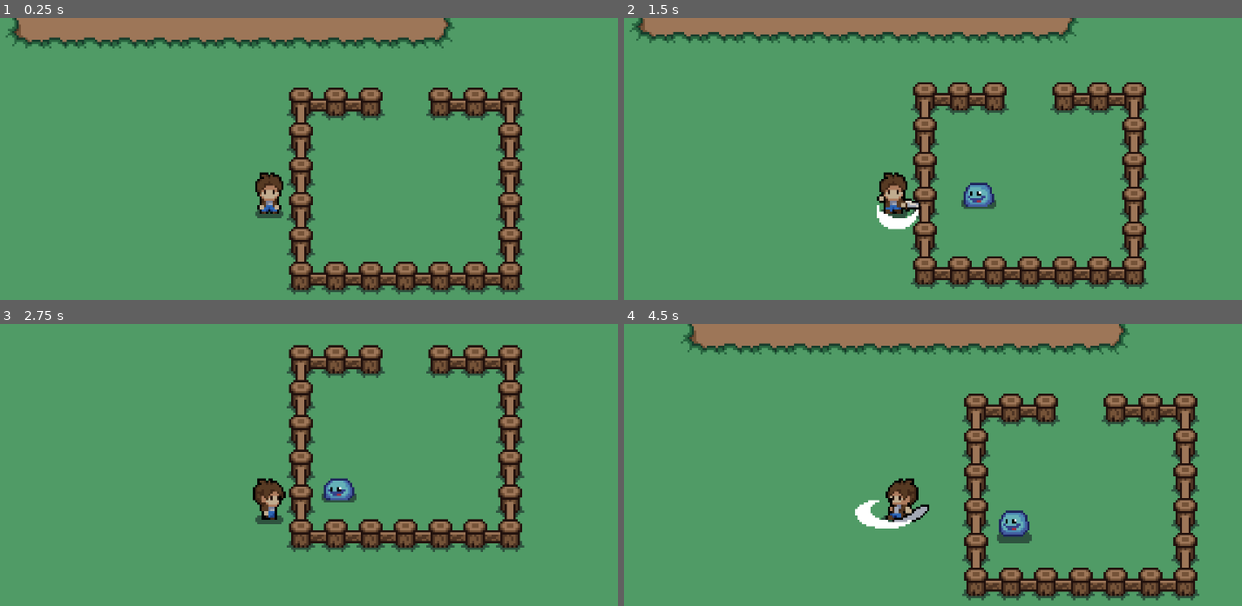
Above: before the commit, frames 1-4 (two rows, left to right).
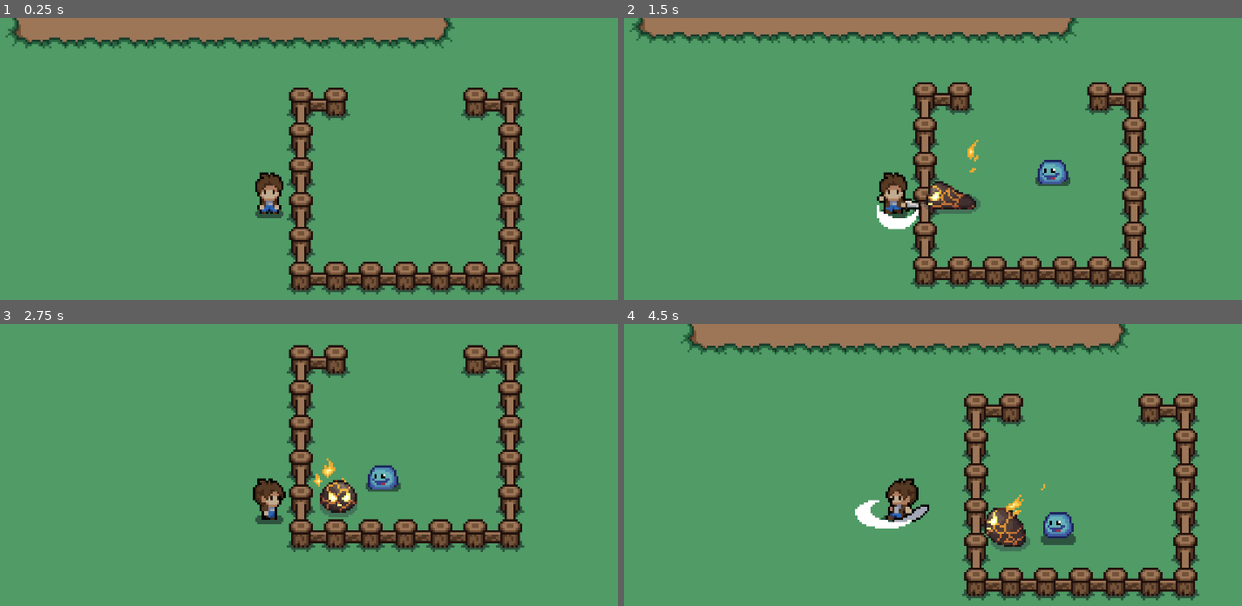
Above: after the commit, the same moments.

Repository: DanielBenderSantos/TheLostDungeons
Game: Godot game, scene res://levels/scenes/levelBender.tscn
Same seed, same stepped clock (60 frames per second), same inputs: the game is played once before the commit and once after it. This scene is started directly instead of the project's main scene.
Inputs (mouse positions are in pixels of both pictures, inside the frame that each line leads up to):
- Up to frame 1 (0.25 s): no input
- Up to frame 2 (1.5 s): move the mouse to (1044, 192) at 0.52 s; hold D (move_right) 0.53-1.28 s; click (1044, 192) at 0.6 s; move the mouse to (753, 232) at 1.27 s; hold S (move_down) from 1.28 s (still down); click (753, 232) at 1.35 s
- Up to frame 3 (2.75 s): move the mouse to (339, 433) at 2.02 s; release S (move_down) at 2.03 s; hold D (move_right) from 2.03 s (still down); click (339, 433) at 2.1 s
- Up to frame 4 (4.5 s): move the mouse to (858, 597) at 2.77 s; release D (move_right) at 2.78 s; hold W (move_up) 2.78-3.53 s; click (858, 597) at 2.85 s; move the mouse to (1099, 577) at 3.52 s; hold A (move_left) from 3.53 s (still down); click (1099, 577) at 3.6 s; move the mouse to (685, 462) at 4.27 s; click (685, 462) at 4.35 s

The runs differ from the first frame. In frame 1, 1.0% of the frame differs, in the area x 52-76%, y 24-37%; in frame 2, 2.5%; in frame 3, 2.3%; in frame 4, 2.6%, in the area x 58-84%, y 24-81%.

Commit message:
ajuste script slime

Diff:
--- a/character/scenes/slimeDeFogo.tscn
+++ b/character/scenes/slimeDeFogo.tscn
@@ -1,6 +1,6 @@
 [gd_scene load_steps=10 format=3 uid="uid://j54r0o6xxebu"]
 
-[ext_resource type="Script" uid="uid://bxnmc0pa3ydgq" path="res://character/scripts/slime_de_fogo.gd" id="1_m2v2v"]
+[ext_resource type="Script" uid="uid://cnyqvewq3mt1a" path="res://character/scripts/slime.gd" id="1_m2v2v"]
 [ext_resource type="Texture2D" uid="uid://smr1fg00cong" path="res://character/assets/SlimeDeFogo.png" id="2_rbgpr"]
 
 [sub_resource type="Animation" id="Animation_dw76a"]
@@ -79,10 +79,8 @@
 
 [sub_resource type="CircleShape2D" id="CircleShape2D_m2v2v"]
 
-[node name="Slime" type="CharacterBody2D" node_paths=PackedStringArray("_texture", "_animation") groups=["enemy"]]
+[node name="Slime" type="CharacterBody2D" groups=["enemy"]]
 script = ExtResource("1_m2v2v")
-_texture = NodePath("Texture")
-_animation = NodePath("Animation")
 metadata/_custom_type_script = "uid://cnyqvewq3mt1a"
 
 [node name="Texture" type="Sprite2D" parent="."]
@@ -104,6 +102,7 @@
 scale = Vector2(13.192, 13.192)
 shape = SubResource("CircleShape2D_m2v2v")
 
+[connection signal="slime_died" from="." to="." method="_on_slime_died"]
 [connection signal="animation_finished" from="Animation" to="." method="_on_animation_finished"]
 [connection signal="body_entered" from="DetectionArea" to="." method="_on_detection_area_body_entered"]
 [connection signal="body_exited" from="DetectionArea" to="." method="_on_detection_area_body_exited"]
--- a/character/scripts/slime.gd
+++ b/character/scripts/slime.gd
@@ -10,7 +10,6 @@
 var _animation: AnimationPlayer
 
 func _ready():
-	print("🔥 Slime carregado na cena!")
 
 	_texture = $Texture
 	_animation = $Animation
--- a/character/scripts/slime_de_fogo.gd
+++ /dev/null
@@ -1,59 +0,0 @@
-extends CharacterBody2D
-class_name SlimeDeFogo
-
-var _is_dead: bool = false
-var _player_ref = null
-
-@export_category("Objects")
-@export var _texture: Sprite2D = null
-@export var _animation: AnimationPlayer = null
-
-
-func _on_detection_area_body_entered(_body) -> void:
-	if _body.is_in_group("character"):
-		_player_ref = _body
-
-
-func _on_detection_area_body_exited(_body) -> void:
-	if _body.is_in_group("character"):
-			_player_ref = _body
-
-func _physics_process (_delta: float) -> void:
-	if _is_dead:
-		return
-	_animate()
-	if _player_ref != null:
-		if _player_ref.is_dead:
-			velocity = Vector2.ZERO
-			move_and_slide()
-			return
-
-		var _direction: Vector2 = global_position.direction_to(_player_ref.global_position)
-		var _distance: float = global_position.distance_to (_player_ref.global_position)
-
-		if _distance < 20:
-			_player_ref.die()
-
-		velocity = _direction * 40
-		move_and_slide()
-
-func _animate() -> void:
-	if velocity.x > 0:
-		_texture.flip_h	= false
-
-	if velocity.x < 0:
-		_texture.flip_h	= true
-
-	if velocity !=Vector2.ZERO:
-		_animation.play("walk")
-		return
-
-	_animation.play("idle")
-
-func take_damage() -> void:
-	_is_dead = true
-	_animation.play("death")
-
-
-func _on_animation_finished(_anim_name: String) -> void:
-	queue_free()
--- a/character/scripts/slime_spawner.gd
+++ b/character/scripts/slime_spawner.gd
@@ -9,9 +9,9 @@
 func _ready():
 	spawn_slime()
 	_on_slime_died()
+
 func spawn_slime():
 	# Cria o slime
-	print("✅ Spawnando slime")
 	current_slime = slime_scene.instantiate()
 	current_slime.global_position = self.global_position
 	get_parent().add_child(current_slime)
--- a/levels/scenes/levelBender.tscn
+++ b/levels/scenes/levelBender.tscn
@@ -1,16 +1,17 @@
-[gd_scene load_steps=6 format=3 uid="uid://bobeap4yg12g2"]
+[gd_scene load_steps=7 format=3 uid="uid://bobeap4yg12g2"]
 
 [ext_resource type="PackedScene" uid="uid://dp4112rp3e38m" path="res://terrain/scenes/terrain.tscn" id="1_oqhgg"]
 [ext_resource type="PackedScene" uid="uid://dbuayt3nc5f8p" path="res://character/scenes/character.tscn" id="2_d2qnx"]
 [ext_resource type="PackedScene" uid="uid://c1vkoaf6cftuy" path="res://terrain/scenes/objects_terrain.tscn" id="3_d2qnx"]
 [ext_resource type="Script" uid="uid://drrd8slcike78" path="res://character/scripts/slime_spawner.gd" id="4_7e4bu"]
-[ext_resource type="PackedScene" uid="uid://b8h0a6j8vm0yt" path="res://character/scenes/slime.tscn" id="5_ygjtb"]
+[ext_resource type="PackedScene" uid="uid://j54r0o6xxebu" path="res://character/scenes/slimeDeFogo.tscn" id="5_ygjtb"]
+[ext_resource type="PackedScene" uid="uid://b8h0a6j8vm0yt" path="res://character/scenes/slime.tscn" id="6_u86js"]
 
 [node name="Level" type="Node2D"]
 
 [node name="Terrain" parent="." instance=ExtResource("1_oqhgg")]
 layer_0/tile_data = PackedInt32Array(-589839, 0, 0, -524303, 0, 0, -458767, 0, 0, -393231, 0, 0, -327695, 0, 0, -262159 …(20899 unchanged characters)…
-layer_1/tile_data = PackedInt32Array(1966128, 196609, 6, 190 …(71343 unchanged characters)…  1, 655368, 3, 1, 720904, 3, 1, 458759, 131075, 3, 458758, 65539, 3, 458754, 65539, 0, 458755, 131075, 3, 458756, 196611, 3)
+layer_1/tile_data = PackedInt32Array(1966128, 196609, 6, 190 …(71343 unchanged characters)…  1, 655368, 3, 1, 720904, 3, 1, 458759, 65539, 3, 458754, 65539, 0, 458755, 196611, 3)
 
 [node name="YSort" type="Node2D" parent="."]
 z_index = 1
@@ -22,7 +23,12 @@
 [node name="Character" parent="YSort" instance=ExtResource("2_d2qnx")]
 position = Vector2(26, 171)
 
-[node name="SlimeSpawner" type="Node2D" parent="YSort"]
-position = Vector2(84, 159)
+[node name="fogo" type="Node2D" parent="YSort"]
+position = Vector2(64, 157)
 script = ExtResource("4_7e4bu")
 slime_scene = ExtResource("5_ygjtb")
+
+[node name="Slime" type="Node2D" parent="YSort"]
+position = Vector2(121, 147)
+script = ExtResource("4_7e4bu")
+slime_scene = ExtResource("6_u86js")
Not shown, removed: character/scripts/slime_de_fogo.gd.uid
